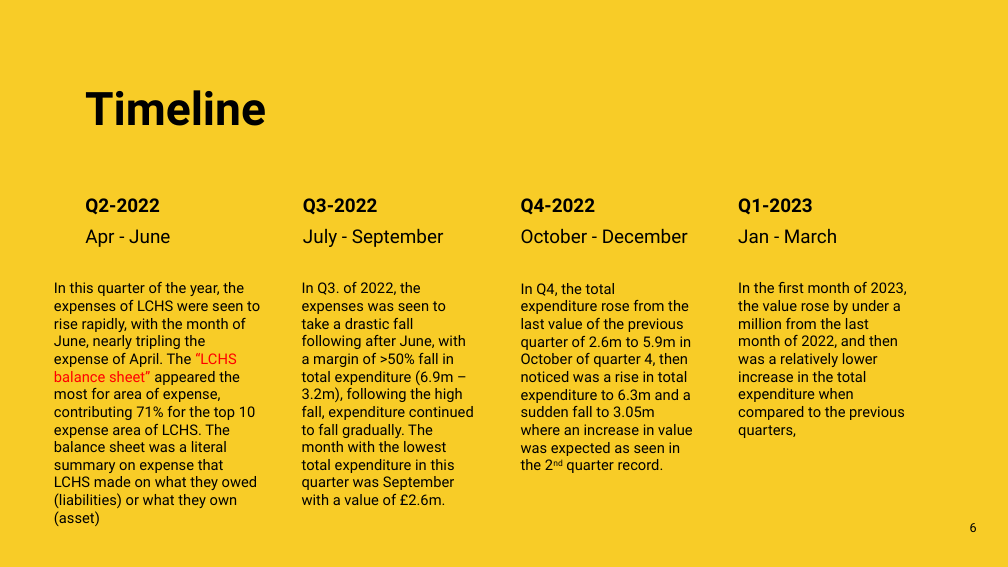
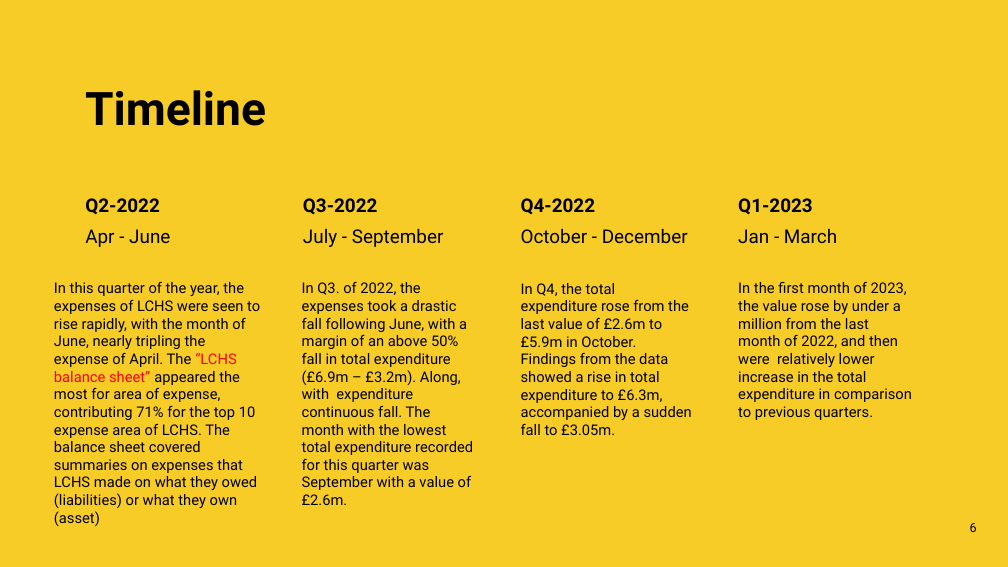
Before and after one commit to jordan-acz09/Lincolnshire-Healthcare-Expenditure, a slide deck: slide 6 of LCHS expenditure 2022-23.pptx. Drawn at 1008x567 pixels with LibreOffice and Linux fonts; fonts in the diff are those of the drawing. Boxes give left, top, right and bottom in pixels: in the first picture for what was removed or moved away, otherwise in the second. Text is boxed around its words. In the diff, an @@ line names an element or a change of style, - is before the commit and + after.

```diff
--- a/LCHS expenditure 2022-23.pptx
+++ b/LCHS expenditure 2022-23.pptx
@@ text at (x1=54, y1=282, x2=260, y2=490): text changed @@
-In this quarter of the year, the expenses of LCHS were seen to rise rapidly, with the month of June, nearly tripling the expense of April. The “LCHS balance sheet” appeared the most for area of expense, contributing 71% for the top 10 expense area of LCHS. The balance sheet was a literal summary on expense that LCHS made on what they owed (liabilities) or what they own (asset)
+In this quarter of the year, the expenses of LCHS were seen to rise rapidly, with the month of June, nearly tripling the expense of April. The “LCHS balance sheet” appeared the most for area of expense, contributing 71% for the top 10 expense area of LCHS. The balance sheet covered summaries on expenses that LCHS made on what they owed (liabilities) or what they own (asset)
@@ text at (x1=302, y1=282, x2=473, y2=490): text changed @@
-In Q3. of 2022, the expenses was seen to take a drastic fall following after June, with a margin of >50% fall in total expenditure (6.9m – 3.2m), following the high fall, expenditure continued to fall gradually. The month with the lowest total expenditure in this quarter was September with a value of £2.6m.
+In Q3. of 2022, the expenses took a drastic fall following June, with a margin of an above 50% fall in total expenditure (£6.9m – £3.2m). Along, with expenditure continuous fall. The month with the lowest total expenditure recorded for this quarter was September with a value of £2.6m.
@@ text at (x1=521, y1=283, x2=692, y2=435): text changed @@
-In Q4, the total expenditure rose from the last value of the previous quarter of 2.6m to 5.9m in October of quarter 4, then noticed was a rise in total expenditure to 6.3m and a sudden fall to 3.05m where an increase in value was expected as seen in the 2nd quarter record.
+In Q4, the total expenditure rose from the last value of £2.6m to £5.9m in October. Findings from the data showed a rise in total expenditure to £6.3m, accompanied by a sudden fall to £3.05m.
@@ text at (x1=738, y1=282, x2=912, y2=420): text changed @@
-In the first month of 2023, the value rose by under a million from the last month of 2022, and then was a relatively lower increase in the total expenditure when compared to the previous quarters,
+In the first month of 2023, the value rose by under a million from the last month of 2022, and then were relatively lower increase in the total expenditure in comparison to previous quarters.
```
Also in this commit, not shown: 2 other slides changed.
